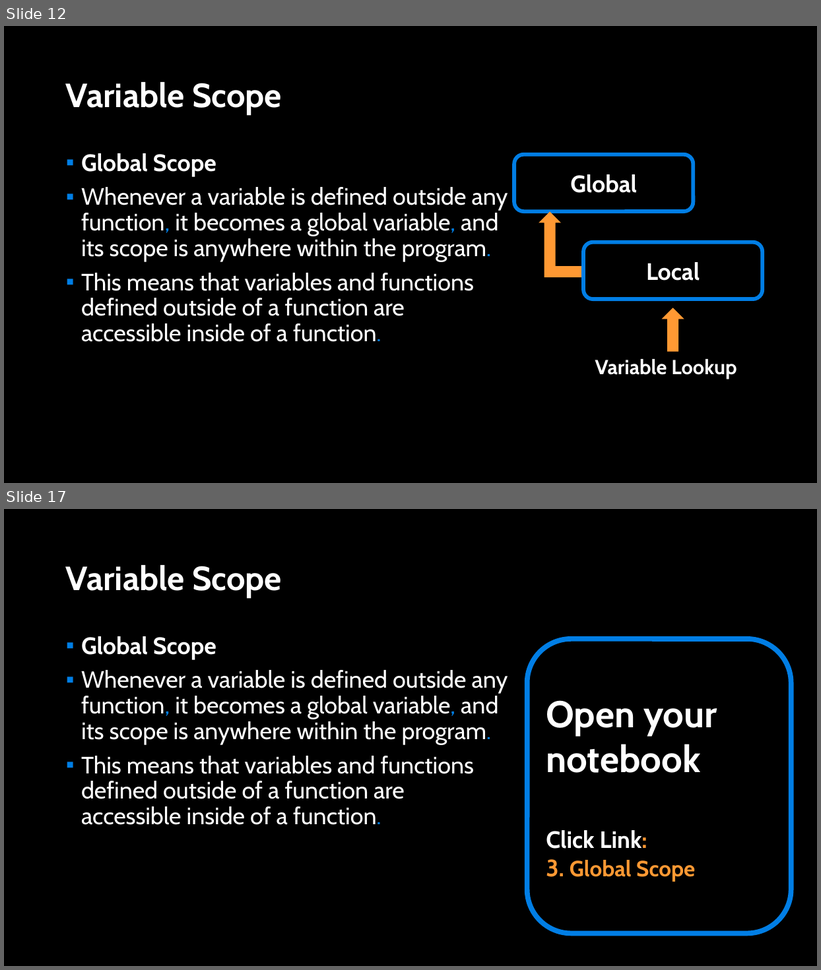
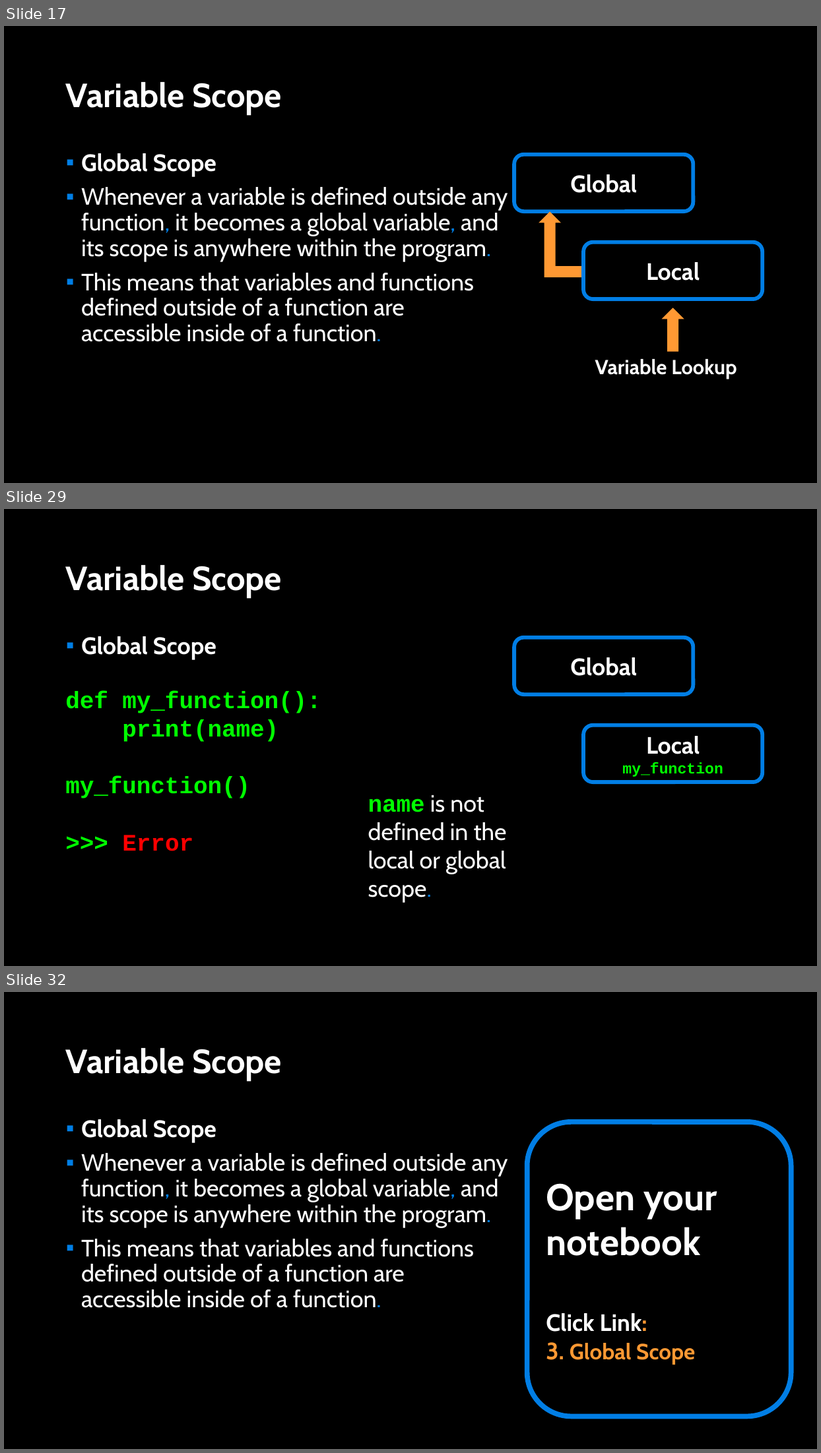
Before and after one commit to APS106/APS106-winter-2023-kinsella-goodfellow, a slide deck: lectures/week2/lecture2/slides/week2_lecture2.pptx. Shown one above the other, each under a label of ours: slides 12 and 17 before the commit, slides 17, 29 and 32 after it; the slides between them are not shown. The pictures are 821x970 and 821x1453 pixels, drawn with LibreOffice and Linux fonts; fonts in the diff are those of the drawing; background and template pictures are left out. Boxes give left, top, right and bottom in pixels: in the first picture for what was removed or moved away, otherwise in the second. Text is boxed around its words. In the diff, an @@ line names an element or a change of style, - is before the commit and + after.

```diff
--- a/lectures/week2/lecture2/slides/week2_lecture2.pptx
+++ b/lectures/week2/lecture2/slides/week2_lecture2.pptx
@@ slide 29 added at bbox=[4, 509, 817, 966], background picture (left out) @@
@@ title added at bbox=[66, 565, 282, 597], 39.6 pt, text #FFFFFF, bold @@
+Variable Scope
@@ text added at bbox=[81, 636, 217, 659], 28 pt, text #FFFFFF, bold @@
+▪ Global Scope
@@ rounded rectangle added at bbox=[515, 638, 694, 695], outline #017EE5 4.5 pt, 28 pt, text #FFFFFF, bold @@
+Global
@@ text added at bbox=[65, 692, 321, 852], 28 pt, text #00FF00, bold @@
+def my_function():
+print(name)
+my_function()
+>>> Error
@@ rounded rectangle added at bbox=[583, 725, 763, 783], outline #017EE5 4.5 pt, 18 pt, text #00FF00, bold @@
+Local
+my_function
@@ text added at bbox=[368, 795, 507, 903], 28 pt, text #FFFFFF @@
+name is not defined in the local or global scope.
@@ what was slide 12 is now slide 17 @@
@@ what was slide 17 is now slide 32 @@
```
Also in this commit, not shown: 8 slides changed, 19 other slides added, 3 other files.
